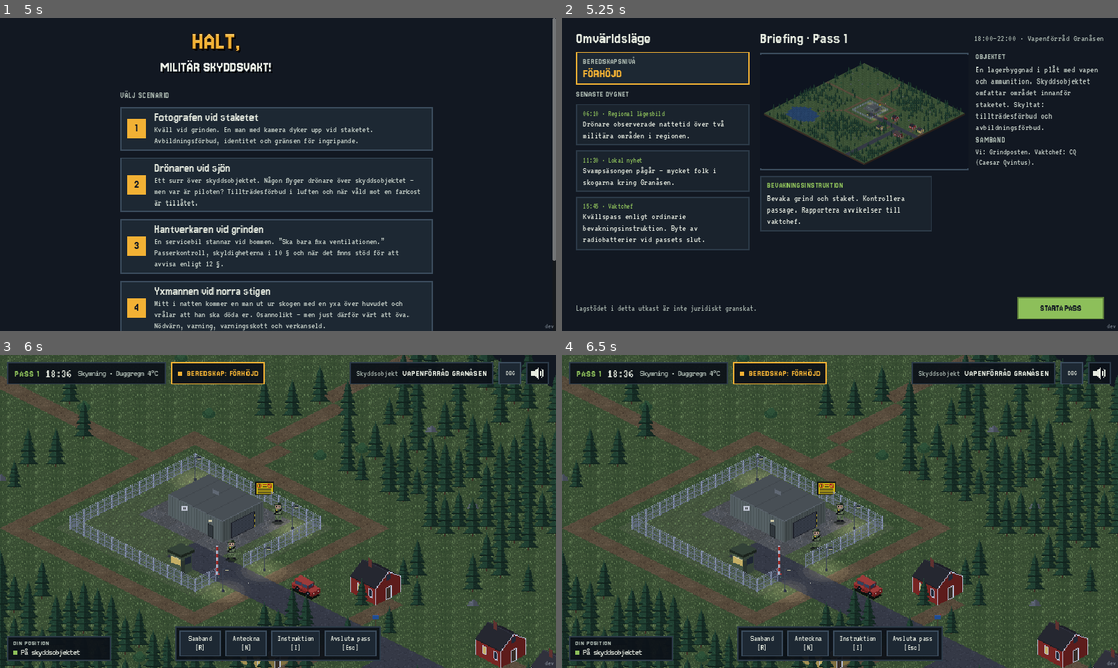
Above: before the commit, frames 1-4 (two rows, left to right).
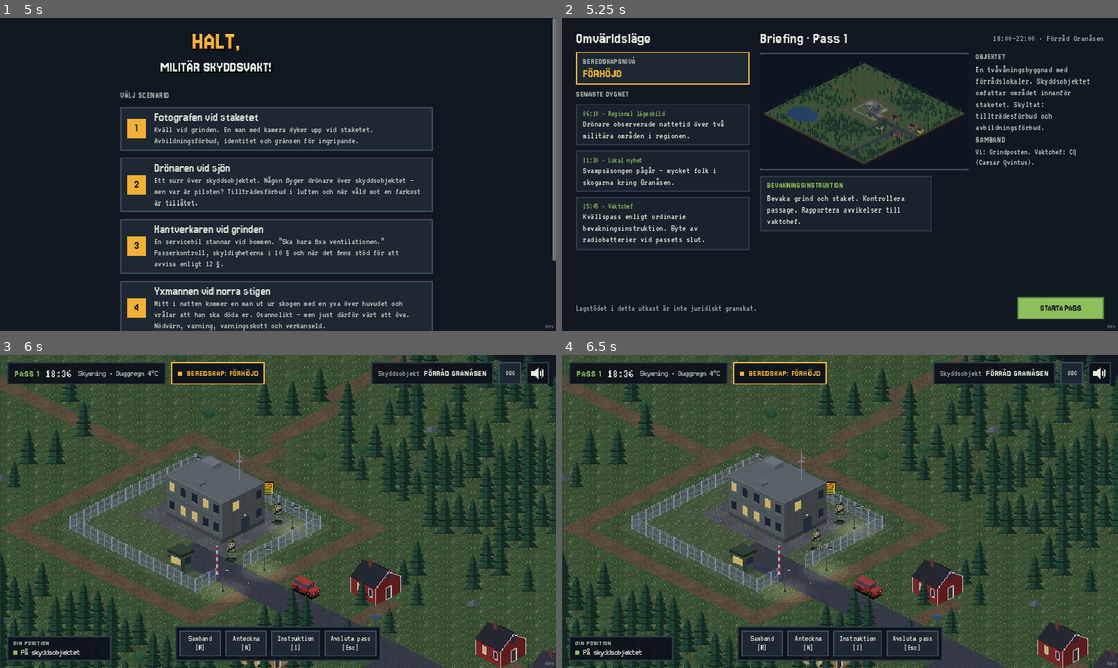
Above: after the commit, the same moments.

Repository: sulaco-hue/skyddsvakt
Game: Godot game, scene res://scenes/main.tscn
The game is run twice, just before and just after one commit, with the same random seed, the same clock (stepped at 60 frames per second) and the same inputs.
Inputs (mouse positions are in pixels of both pictures, inside the frame that each line leads up to):
- Up to frame 1 (5 s): tap Enter at 0.5, 2, 3.5 s; drag from (278, 174) to (333, 105) at 0.52 s; tap Space at 1.25, 2.75, 3.77, 4.25 s; drag from (166, 190) to (250, 237) at 1.27 s; move the mouse to (333, 105) at 2.02 s; tap R at 2.1 s; click (333, 105) at 2.17 s; drag from (250, 237) to (111, 127) at 2.77 s; move the mouse to (444, 221) at 3.52 s; tap I at 3.6 s; click (444, 221) at 3.67 s; drag from (111, 127) to (194, 96) at 4.27 s
- Up to frame 2 (5.25 s): move the mouse to (867, 174) at 5.02 s; tap 1 at 5.1 s; click (867, 174) at 5.17 s
- Up to frame 3 (6 s): click "STARTA PASS" at 5.75 s
- Up to frame 4 (6.5 s): no input

Frame 1 is identical in both runs. In frame 2, 0.4% of the frame differs, in the area x 54-97%, y 5-30%; in frame 3, 1.9%, in the area x 30-88%, y 2-61%; in frame 4, 1.9%.
Error in both runs: Cannot call method 'set_input_as_handled' on a null value. (res://scripts/ui/scenarioval.gd:94)

Commit message:
Skyddsobjektet slumpas ur en påse: alla fyra lika ofta, aldrig samma två gånger i rad
Co-Authored-By: Claude Opus 5.5 <noreply@anthropic.com>
Claude-Session: https://claude.ai/code/session_01PWrrRnAUGCDbWAToA7Kxse

Diff:
--- a/scripts/core/spel.gd
+++ b/scripts/core/spel.gd
@@ -153,8 +153,7 @@
 	if typer.is_empty():
 		objekttyp = ""
 		return
-	var nycklar := typer.keys()
-	objekttyp = tvinga if typer.has(tvinga) else str(nycklar[randi() % nycklar.size()])
+	objekttyp = tvinga if typer.has(tvinga) else _nasta_objekttyp(typer.keys())
 	var info: Dictionary = typer[objekttyp]
 	scenario = _ersatt(scenario, {
 		"{objekt}": str(info.get("namn", "")),
@@ -163,6 +162,33 @@
 	scenario["objekt"] = str(info.get("namn", scenario.get("objekt", "")))
 	var b: Dictionary = scenario.get("briefing", {})
 	b["objektinfo"] = str(info.get("beskrivning", "")) + " " + str(b.get("objektinfo", ""))
+
+
+## "Påse": alla objekttyper kommer en gång var i slumpad ordning innan någon
+## kommer igen, så att alla blir lika vanliga och samma inte kommer flera gånger
+## i rad. Påsen sparas mellan sessioner (user://objektpase.json).
+const OBJEKTPASE := "user://objektpase.json"
+
+
+func _nasta_objekttyp(nycklar: Array) -> String:
+	var pase: Array = []
+	var f := FileAccess.open(OBJEKTPASE, FileAccess.READ)
+	if f:
+		var d: Variant = JSON.parse_string(f.get_as_text())
+		if d is Array:
+			pase = (d as Array).filter(func(x: Variant) -> bool: return nycklar.has(str(x)))
+		f.close()
+	if pase.is_empty():
+		pase = nycklar.duplicate()
+		pase.shuffle()
+		# Inte samma som förra gången direkt efter en ny blandning.
+		if pase.size() > 1 and str(pase[0]) == objekttyp:
+			pase.push_back(pase.pop_front())
+	var val := str(pase.pop_front())
+	var w := FileAccess.open(OBJEKTPASE, FileAccess.WRITE)
+	if w:
+		w.store_string(JSON.stringify(pase))
+	return val
 
 
 func _ersatt(v: Variant, byten: Dictionary) -> Variant:
